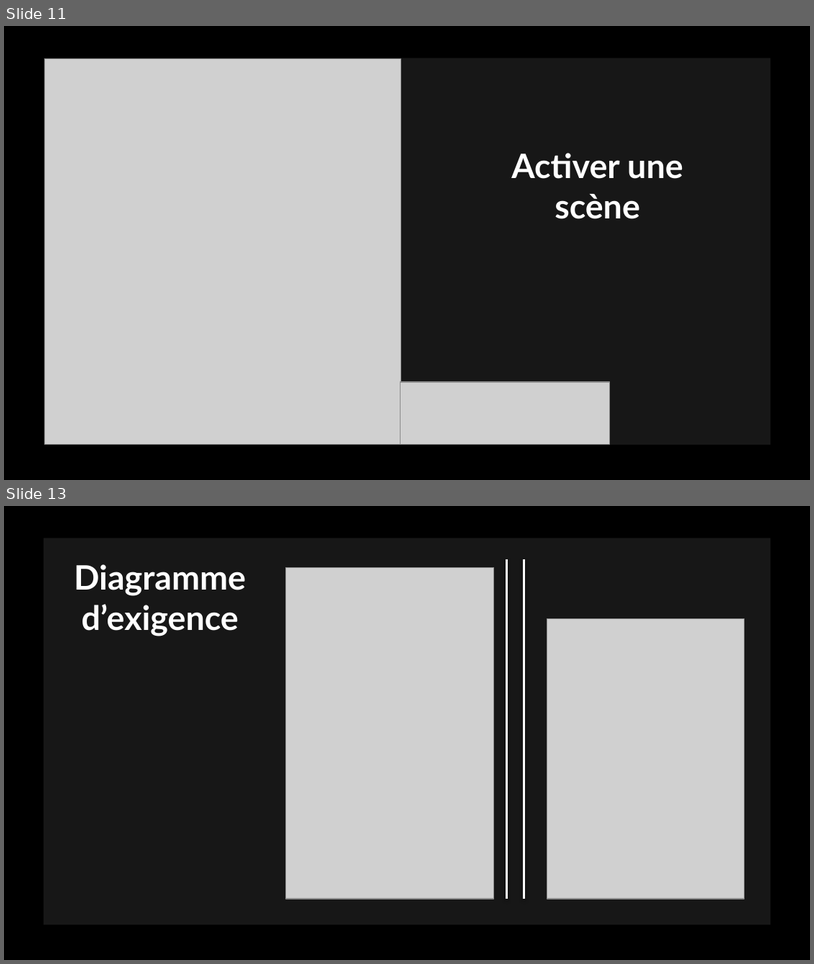
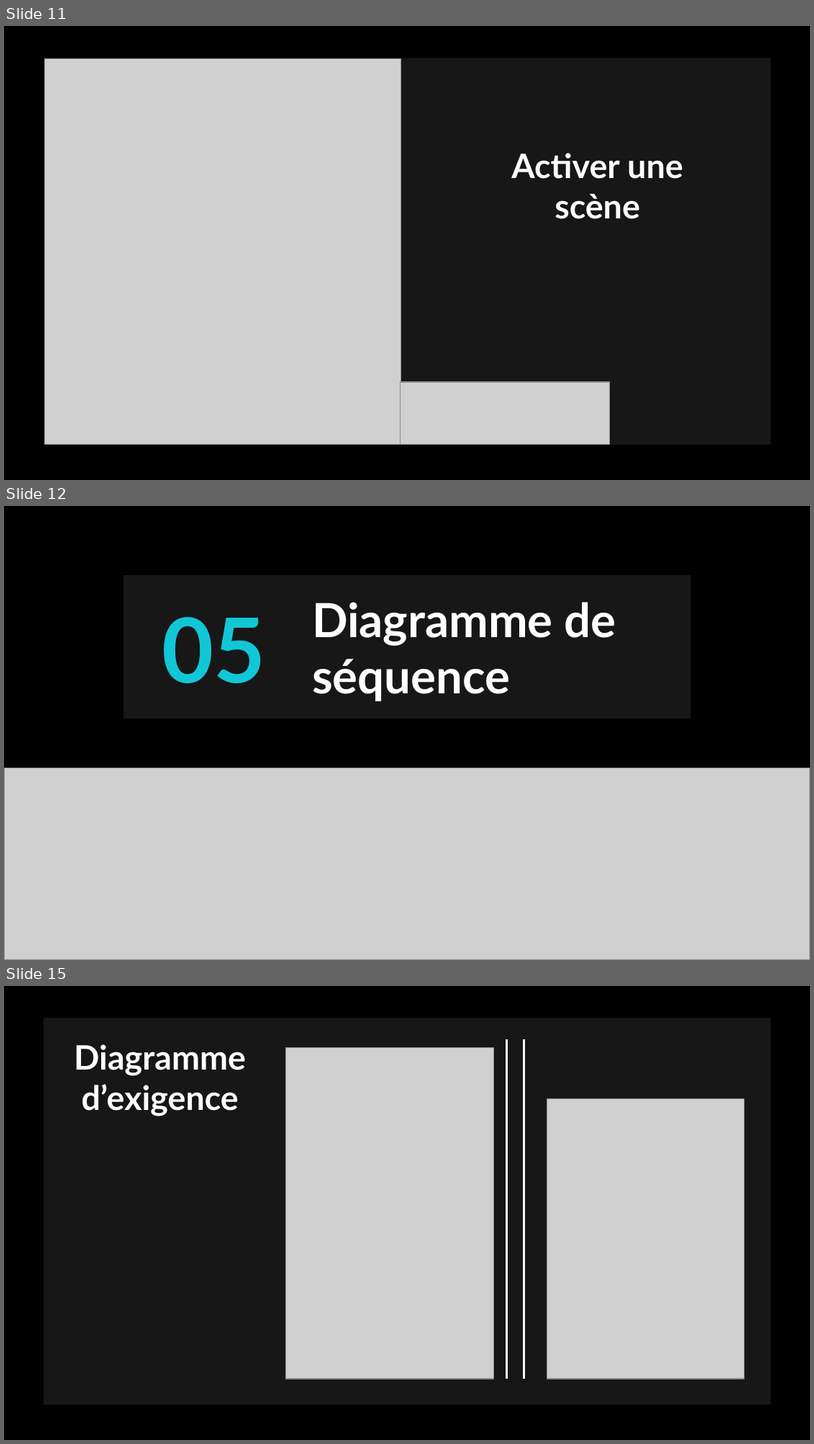
Before and after one commit to LeducJean/ProjetDMX, a slide deck: documentation/Powerpoint projet DMX.pptx. Shown one above the other, each under a label of ours: slides 11 and 13 before the commit, slides 11, 12 and 15 after it; the slides between them are not shown. The pictures are 814x964 and 814x1444 pixels, drawn with LibreOffice and Linux fonts; fonts in the diff are those of the drawing; grey boxes stand for pictures; background and template pictures are left out. Boxes give left, top, right and bottom in pixels: in the first picture for what was removed or moved away, otherwise in the second. Text is boxed around its words. In the diff, an @@ line names an element or a change of style, - is before the commit and + after.

Commit message:
maj diapo diagramme séquence + add fichier revue 2

```diff
--- a/documentation/Powerpoint projet DMX.pptx
+++ b/documentation/Powerpoint projet DMX.pptx
@@ slide 12 added at [4, 506, 810, 960], background #000000 @@
@@ title added at [124, 575, 304, 719], fill #171717, 80 pt, text #11C7D7, bold @@
+05
@@ title added at [304, 575, 690, 719], fill #171717, 42 pt, text #FFFFFF, bold @@
+Diagramme de séquence
@@ picture added at [4, 768, 810, 960] @@
@@ what was slide 13 is now slide 15 @@
```
Also in this commit, not shown: 7 slides changed, 1 other slide added, 1 other file.
